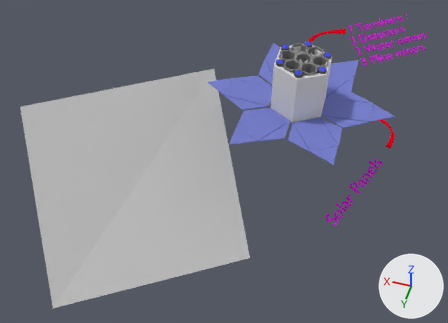
Two versions of the Blender file 3d/mothership3.blend, one commit apart.
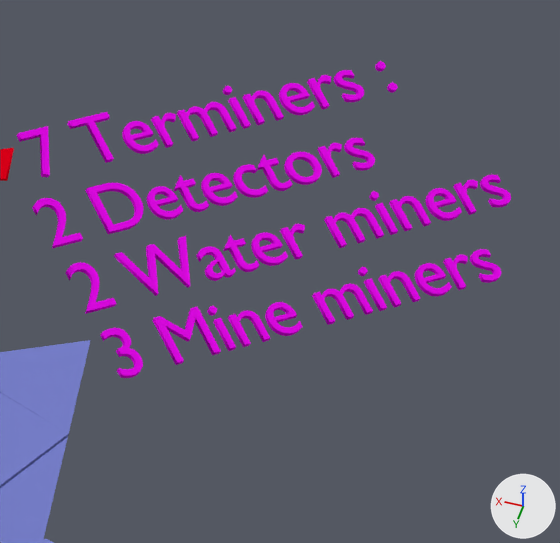
The first picture shows the older version from a 50 mm camera at (-5.2, 50.2, 51.4) aimed at (8.1, 4.4, 0.5). The close-ups show both versions on the part from 77% to 97% of the width and 1% to 29% of the height of that picture; other places that the commit changed are outside them. Every picture has the same lights, and +X, +Y and +Z are marked at lower right.

Objects in the first close-up: 'Text.001', 'solar-panel-right.001'.
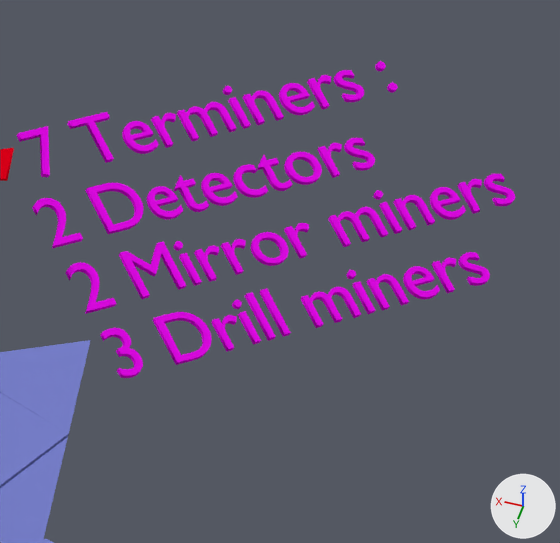
Boxes (x1, y1, x2, y2) around the edits, measured in the close-ups (560 x 543 px):
'Text.001', text changed
    before: (17, 61, 511, 378)
    after: (17, 61, 515, 378)

Edits to the bpy script that builds the scene:
```text
Change txt_text_001:
    txt_text_001.body: ' 7 Terminers :\n2 Detectors\n2 Water miners\n3 Mine miners' -> ' 7 Terminers :\n2 Detectors\n2 Mirror miners\n3 Drill miners'
```
